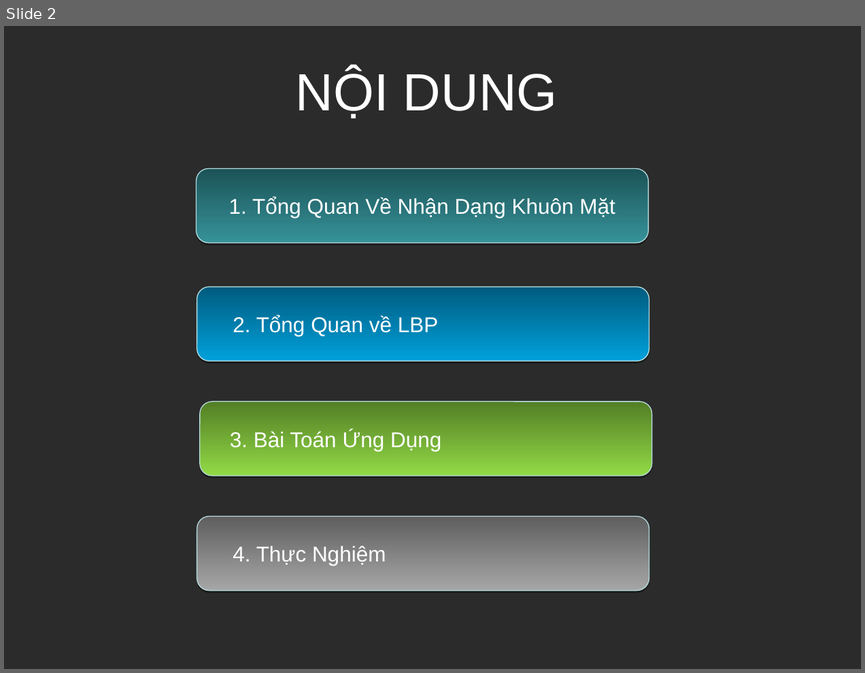
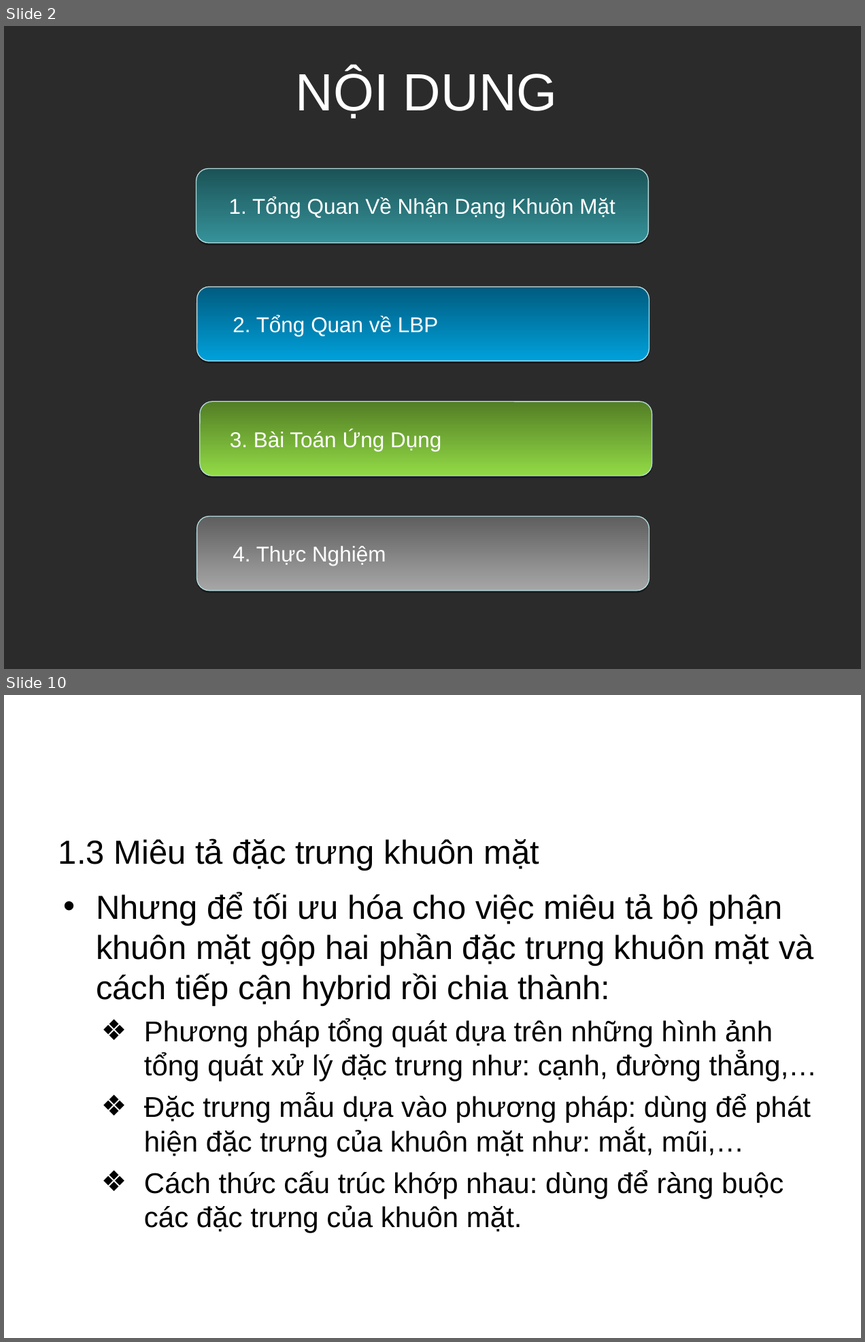
Before and after one commit to Alex7Huynh/lbp-group7, a slide deck: Slide.ppt. Shown one above the other, each under a label of ours: slide 2 before the commit, slides 2 and 10 after it; the slides between them are not shown. The pictures are 865x673 and 865x1342 pixels, drawn with LibreOffice and Linux fonts; fonts in the diff are those of the drawing; background and template pictures are left out; a plain dark background stands for a picture behind light text. Boxes give left, top, right and bottom in pixels: in the first picture for what was removed or moved away, otherwise in the second. Text is boxed around its words. In the diff, an @@ line names an element or a change of style, - is before the commit and + after.

Commit message:
Update slide (Nội Dung đến phần 2.3

```diff
--- a/Slide.ppt
+++ b/Slide.ppt
@@ slide 10 added at bbox=[4, 695, 861, 1338], background picture (left out) @@
@@ title added at bbox=[41, 706, 812, 791], 32 pt, text #FFFFFF @@
+1. Tổng Quan Về Nhận Dạng Khuôn Mặt
@@ text added at bbox=[58, 838, 540, 870], 28 pt, text #000000 @@
+  1.3 Miêu tả đặc trưng khuôn mặt
@@ text added at bbox=[96, 892, 817, 1233], 24 pt, text #000000 @@
+• Nhưng để tối ưu hóa cho việc miêu tả bộ phận khuôn mặt gộp hai phần đặc trưng khuôn mặt và cách tiếp cận hybrid rồi chia thành:
+    ❖ Phương pháp tổng quát dựa trên những hình ảnh tổng quát xử lý đặc trưng như: cạnh, đường thẳng,…
+    ❖ Đặc trưng mẫu dựa vào phương pháp: dùng để phát hiện đặc trưng của khuôn mặt như: mắt, mũi,…
+    ❖ Cách thức cấu trúc khớp nhau: dùng để ràng buộc các đặc trưng của khuôn mặt.
```
Also in this commit, not shown: 15 other slides added, 1 slide removed.
